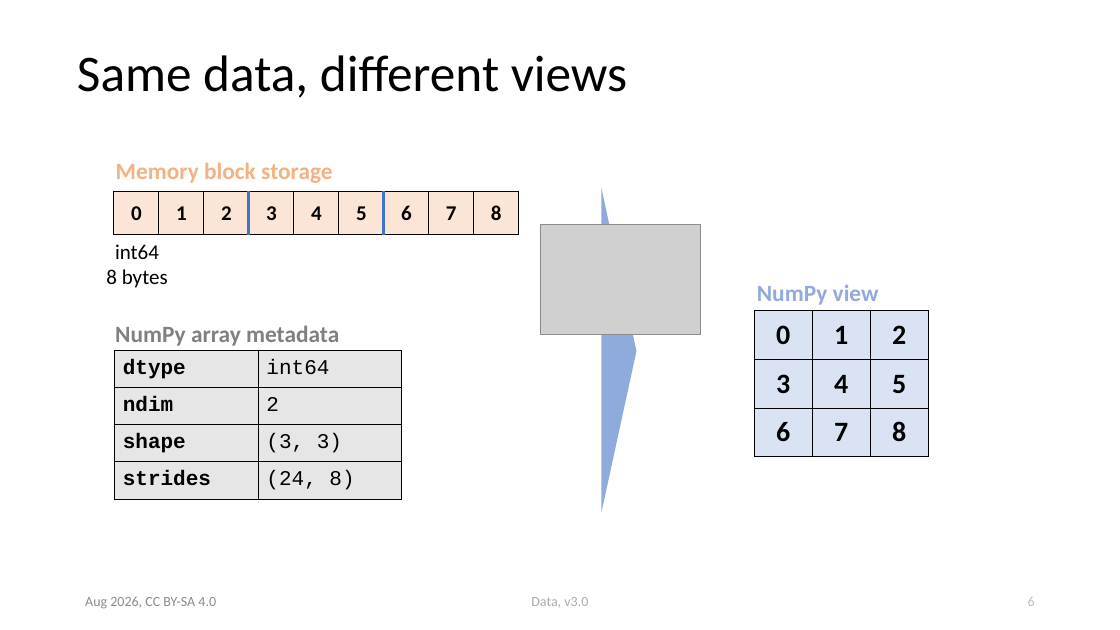
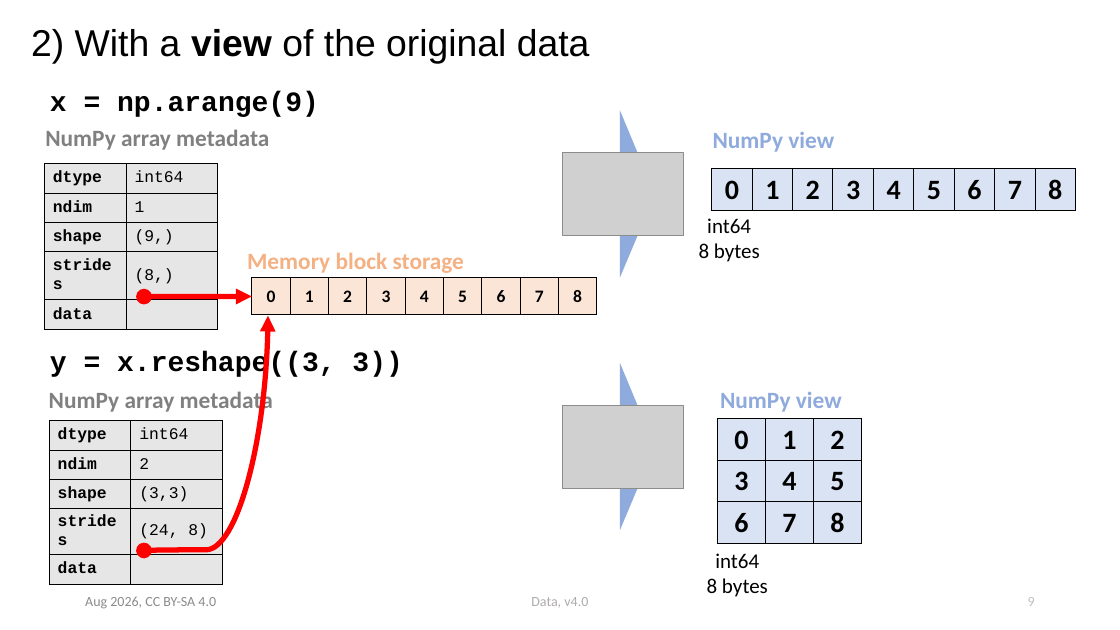
Before and after one commit to ASPP/data_class, a slide deck: slide 9 of numpy.pptx (slide 6 before the commit). Drawn at 1120x630 pixels with LibreOffice and Linux fonts; fonts in the diff are those of the drawing; grey boxes stand for pictures. Boxes give left, top, right and bottom in pixels: in the first picture for what was removed or moved away, otherwise in the second. Text is boxed around its words. In the diff, an @@ line names an element or a change of style, - is before the commit and + after.

Commit message:
NumPy: add initial explanation of copy vs views
Also, update footer

```diff
--- a/numpy.pptx
+++ b/numpy.pptx
@@ title added at [31, 29, 590, 64], 32 pt, text #000000 @@
+2) With a view of the original data
@@ title removed at [77, 55, 628, 98] @@
-Same data, different views
@@ text "NumPy array metadata": place and size @@
-text "NumPy array metadata" at [115, 325, 339, 346]
+text "NumPy array metadata" at [45, 129, 269, 150]
@@ text added at [50, 91, 319, 117], 24 pt, text #000000, bold @@
+x = np.arange(9)
@@ triangle added at [620, 110, 655, 278], fill #8FAADC @@
@@ text "NumPy view": place and size @@
-text "NumPy view" at [757, 285, 879, 305]
+text "NumPy view" at [713, 132, 834, 152]
@@ table at [45, 164, 218, 323] @@
-row 2: ndim | 2
-row 3: shape | (3, 3)
-row 4: strides | (24, 8)
+row 2: ndim | 1
+row 3: shape | (9,)
+row 4: strides | (8,)
+row 5: data | 
@@ table: place and size @@
-table at [114, 350, 402, 499]
+table at [45, 164, 218, 323]
@@ picture: place and size @@
-picture at [540, 224, 701, 334]
+picture at [562, 153, 683, 236]
@@ table added at [712, 169, 1075, 211], 1 rows, 9 columns @@
+0 | 1 | 2 | 3 | 4 | 5 | 6 | 7 | 8
@@ text "int64": place and size @@
-text "int64" at [106, 244, 168, 288]
+text "int64" at [699, 218, 760, 262]
@@ text "Memory block storage": place and size @@
-text "Memory block storage" at [116, 162, 332, 183]
+text "Memory block storage" at [247, 252, 464, 273]
@@ curved double arrow added from (144, 297) to (252, 297), #FF0000 4.5 pt @@
@@ table at [252, 278, 600, 315] @@
@@ size 18 to 15 pt @@
@@ borders changed @@
@@ table: place and size @@
-table at [114, 191, 523, 234]
+table at [252, 278, 600, 315]
@@ curved double arrow added from (144, 550) to (268, 316), #FF0000 4.5 pt @@
@@ text added at [50, 351, 402, 379], 24 pt, text #000000, bold @@
+y = x.reshape((3, 3))
@@ text added at [49, 389, 273, 415], 20 pt, text #808080, bold @@
+NumPy array metadata
@@ triangle: place and size @@
-triangle at [601, 188, 636, 513]
+triangle at [620, 363, 655, 531]
@@ picture added at [562, 405, 683, 488] @@
@@ table: place and size @@
-table at [755, 311, 928, 457]
+table at [718, 419, 861, 544]
@@ text added at [720, 392, 842, 412], 20 pt, text #8FAADC, bold @@
+NumPy view
@@ table added at [50, 421, 223, 577], 5 rows, 2 columns @@
+dtype | int64
+ndim | 2
+shape | (3,3)
+strides | (24, 8)
+data | 
@@ text added at [707, 553, 768, 597], 18 pt, text #000000 @@
+int64
+8 bytes
@@ text at [531, 597, 588, 607]: text changed @@
-Data, v3.0
+Data, v4.0
@@ page number at [1028, 597, 1035, 606]: text changed @@
-6
+9
```
Also in this commit, not shown: 41 other slides changed, 3 slides added, 1 slide removed.
